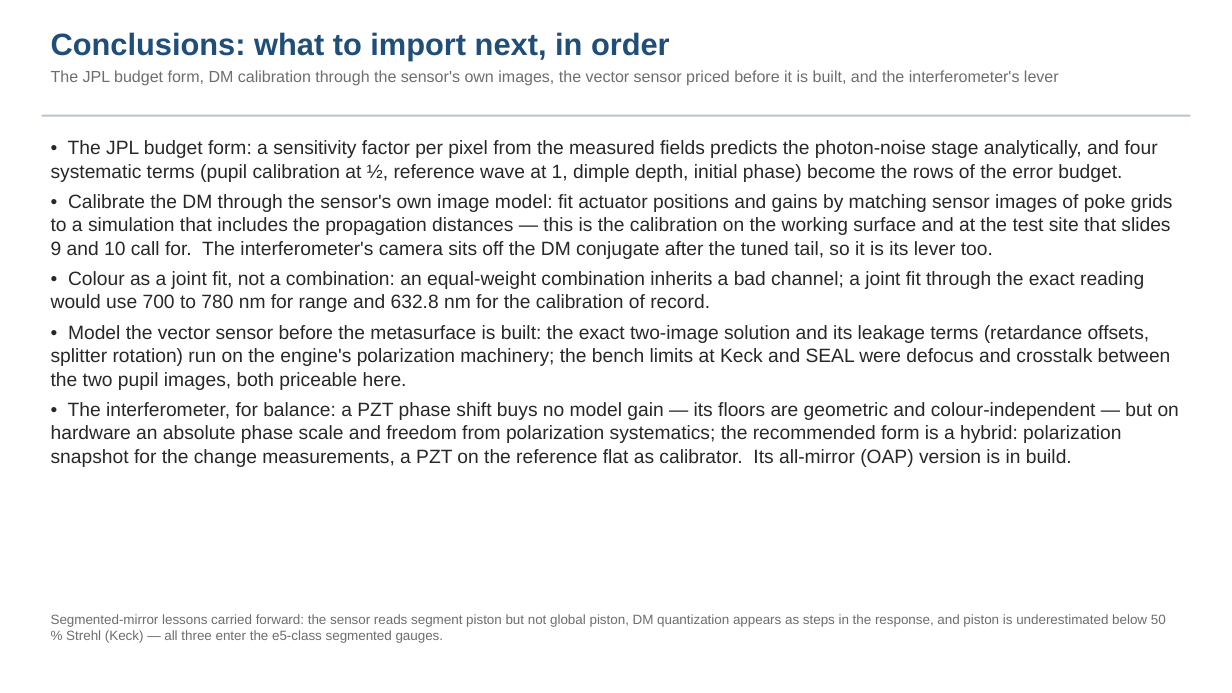
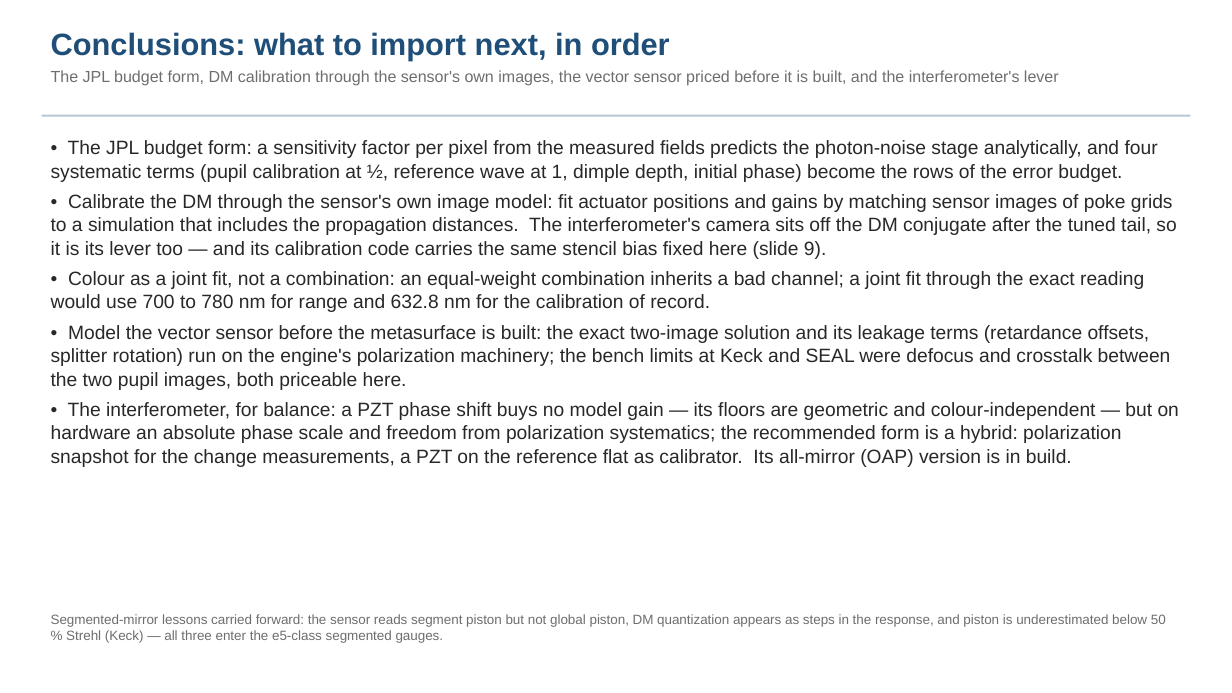
Before and after one commit to nasa-jpl/macos, a slide deck: slide 18 of demo_session/deck_zwfs.pptx. Drawn at 1232x693 pixels with LibreOffice and Linux fonts; fonts in the diff are those of the drawing. Boxes give left, top, right and bottom in pixels: in the first picture for what was removed or moved away, otherwise in the second. Text is boxed around its words. In the diff, an @@ line names an element or a change of style, - is before the commit and + after.

Commit message:
ZWFS S9 record + deck fold 3c (stencil-site fix; calibration-on-surface and fold-crossing results); slice (resources edd960b)

```diff
--- a/demo_session/deck_zwfs.pptx
+++ b/demo_session/deck_zwfs.pptx
@@ text at (51,194,1176,259): text changed @@
-• Calibrate the DM through the sensor's own image model: fit actuator positions and gains by matching sensor images of poke grids to a simulation that includes the propagation distances — this is the calibration on the working surface and at the test site that slides 9 and 10 call for. The interferometer's camera sits off the DM conjugate after the tuned tail, so it is its lever too.
+• Calibrate the DM through the sensor's own image model: fit actuator positions and gains by matching sensor images of poke grids to a simulation that includes the propagation distances. The interferometer's camera sits off the DM conjugate after the tuned tail, so it is its lever too — and its calibration code carries the same stencil bias fixed here (slide 9).
```
Also in this commit, not shown: 6 other slides changed, 5 other files.
